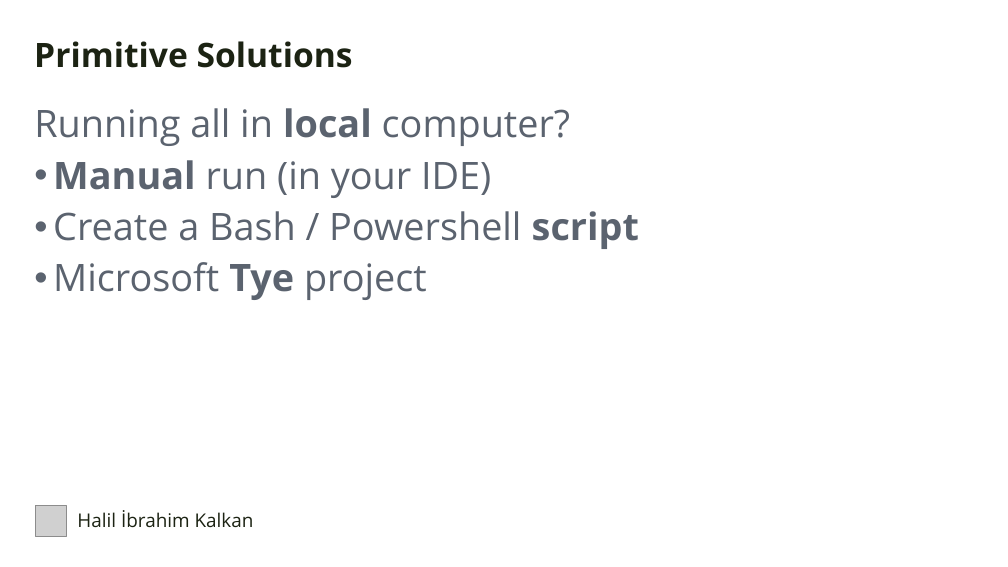
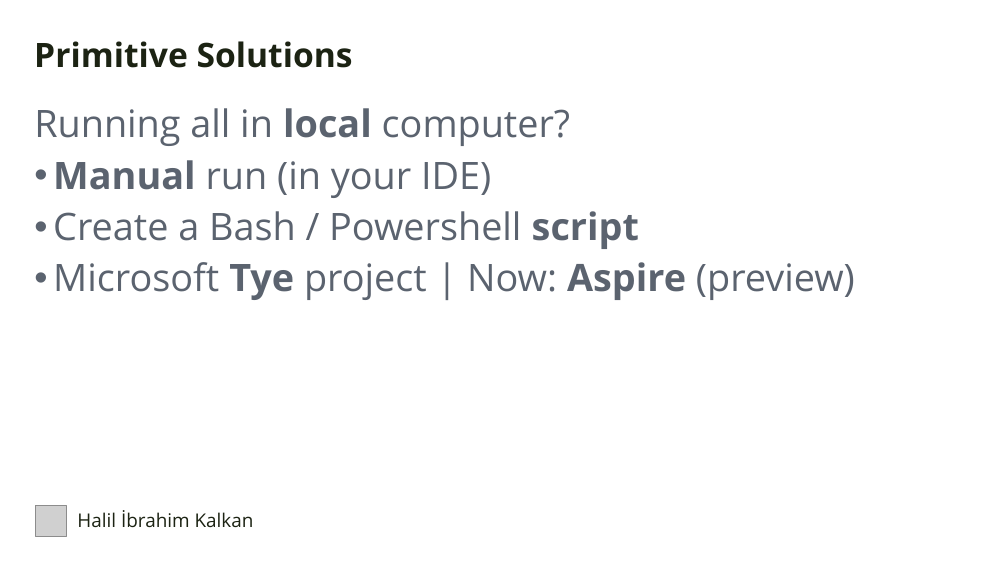
Before and after one commit to hikalkan/presentations, a slide deck: slide 8 of 2024-05-24 DevDays Kubernetes Integrated Dev Environment/Kubernetes Presentation.pptx. Drawn at 1008x567 pixels with LibreOffice and Linux fonts; fonts in the diff are those of the drawing; grey boxes stand for pictures; background and template pictures are left out. Boxes give left, top, right and bottom in pixels: in the first picture for what was removed or moved away, otherwise in the second. Text is boxed around its words. In the diff, an @@ line names an element or a change of style, - is before the commit and + after.

```diff
--- a/2024-05-24 DevDays Kubernetes Integrated Dev Environment/Kubernetes Presentation.pptx
+++ b/2024-05-24 DevDays Kubernetes Integrated Dev Environment/Kubernetes Presentation.pptx
@@ text at (53,262,855,300): text changed @@
-• Microsoft Tye project
+• Microsoft Tye project | Now: Aspire (preview)
```
